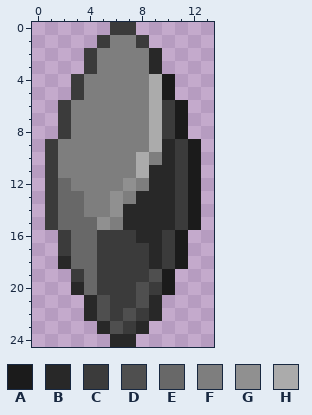
Edited in one commit: pixel-art sprite (Assets/Tiles/Starlight/StarlightPylon_CrystalDead.png). This is how it looked before the edit.
The file is 28x50 pixels, drawn in blocks of 2x2; one block is one cell here.
Palette (. is transparent): A #1b1b1b  B #282828  C #3b3b3b  D #4f4f4f  E #686868  F #7e7e7e  G #909090  H #ababab
Pixels before, first column x 1:
 0 .....CC.....
 1 ....CFFC....
 2 ...CFFFFB...
 3 ...CFFFFB...
 4 ..CFFFFFHA..
 5 ..CFFFFFHA..
 6 .CFFFFFFHCA.
 7 .CFFFFFFHCA.
 8 .CFFFFFFHCA.
 9 CFFFFFFFHBCA
10 CFFFFFFHFBCA
11 CFFFFFFHBBCA
12 CEFFFFGFBBCA
13 CEEFFGFBBBCA
14 CEEFFGBBBBCA
15 CEEEGFBBBBCA
16 .CEECCCBBCA.
17 .CEECCCCBCA.
18 .BEECCCCBCA.
19 ..CECCCCDA..
20 ..BECCCDCA..
21 ...BDCCDB...
22 ...BDCDCB...
23 ....BDCB....
24 .....BB.....
Now the later version:
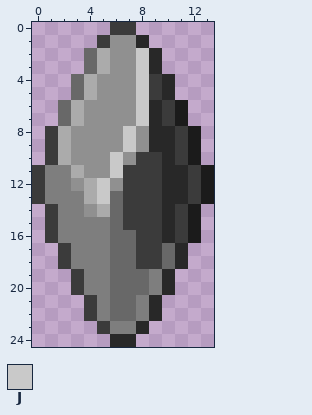
Colours new in this view: J #c9c9c9
The exact change:
Changed rows in their new state; - is an unchanged pixel.
first column x 0:
 1 ------GGB-----
 2 ----EHGGJ-----
 3 ----EHGGJ-----
 4 ---EHGGGJCB---
 5 ---EHGGGJCB---
 6 --EHGGGGJB----
 7 --EHGGGGJB----
 8 -CHGGGGJGBBCA-
 9 --HGGGGJGB----
10 --HGGGJGCC----
11 CF-HGGJCCC-BCA
12 CFFGHJGCCC-BCA
13 CFFFHJECCC-BCA
14 --FFGHECCC----
15 --FFFFECCC----
16 -CFFFFEECCBCA-
17 ---FFFEE-CEB--
18 --CFFFEE-CEB--
19 ----FFEEEFB---
20 ---CFFEEEFB---
21 ----CFEEF-----
22 ----CFEEF-----
23 -----CFF------
Pixel boxes of the changes (left, top, right, bottom) in both pictures:
changed: (32, 35, 214, 334)
